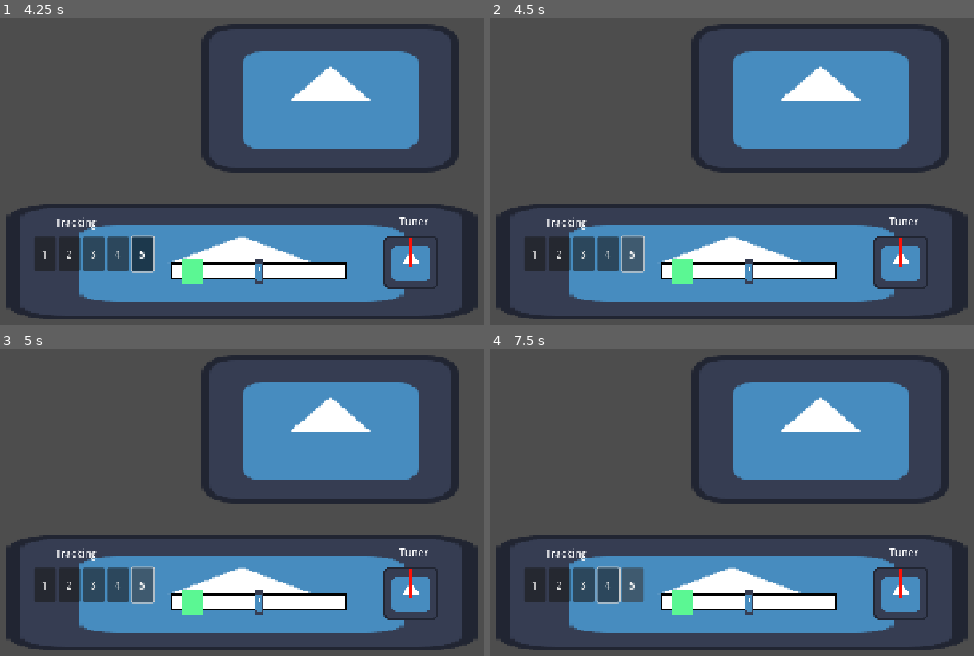
Above: before the commit, frames 1-4 (two rows, left to right).
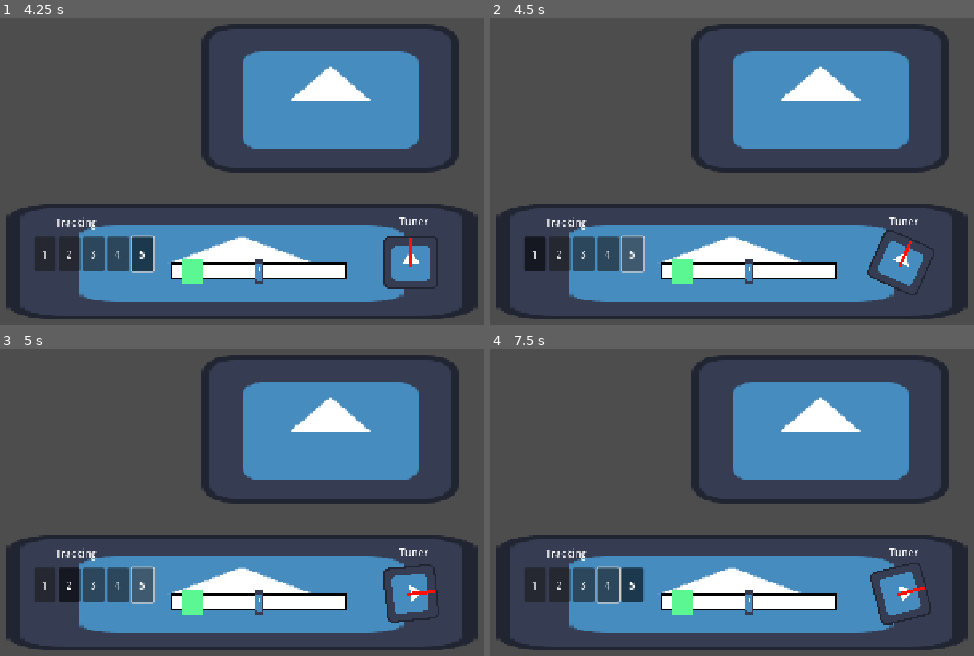
Above: after the commit, the same moments.

Repository: Sleeping-Robot-Games/video-planet
Game: Godot game, scene res://backroom/backroom.tscn
Two runs of this game, one before a commit and one after it. Both use one fixed random seed, a clock stepped at 60 frames per second and the inputs below. This scene is started directly instead of the project's main scene. The engine's default icon, where the game draws it, is replaced by a stand-in: a white triangle on a blue panel in a dark square.
Inputs:
- Up to frame 1 (4.25 s): click "1" at 0.5 s; click "2" at 1.25 s; click "3" at 2 s; click "4" at 2.75 s; click "5" at 3.5 s
- Up to frame 2 (4.5 s): tap Enter at 4.25 s; hold Right (right, bound only after the commit) from 4.28 s (still down); tap 1 (1, bound only after the commit) at 4.35 s
- Up to frame 3 (5 s): keep holding Right (right, bound only after the commit); tap 2 (2, bound only after the commit) at 4.55 s
- Up to frame 4 (7.5 s): release Right (right, bound only after the commit) at 5.03 s; hold Left (left, bound only after the commit) 5.03-5.78 s; tap 2 (2, bound only after the commit) at 5.1 s; tap 3 (3, bound only after the commit) at 5.3, 5.85 s; hold Right (right, bound only after the commit) 5.78-7.28 s; tap 4 (4, bound only after the commit) at 6.05, 6.6 s; tap 5 (5, bound only after the commit) at 6.8, 7.35 s; tap Space at 7.25 s; hold Left (left, bound only after the commit) from 7.28 s (still down)

Frame 1 is identical in both runs. In frame 2, 0.9% of the frame differs, in the area x 77-92%, y 69-91%; in frame 3, 0.6%; in frame 4, 1.3%, in the area x 27-92%, y 69-90%.

Commit message:
tracking buttons and dial controls working

Diff:
--- a/backroom/backroom.gd
+++ b/backroom/backroom.gd
@@ -1 +1,46 @@
 extends Node2D
+
+@onready var tracking = $VCR/Tracking
+@onready var hit_zone = $VCR/Ticker/HitZone
+@onready var tick = $VCR/Ticker/Tick
+@onready var dial = $VCR/Dial
+
+const DIAL_ROTATE_SPEED = 120.0
+const DIAL_ROTATE_MIN = -100.0
+const DIAL_ROTATE_MAX = 100.0
+
+var dial_angle = 0.0
+
+var tracking_input_map = {
+	"1": null,
+	"2": null,
+	"3": null,
+	"4": null,
+	"5": null,
+}
+
+
+func _ready():
+	for tracking_button in tracking.get_children():
+		tracking_button.pressed.connect(_on_tracking_button_pressed.bind(tracking_button.name))
+		tracking_input_map[tracking_button.name] = tracking_button
+
+
+func _on_tracking_button_pressed(number: String):
+	print(number)
+
+func _unhandled_input(event: InputEvent):
+	for key in tracking_input_map.keys():
+		if event.is_action_pressed(key):
+			tracking_input_map[key].button_pressed = true
+
+
+func _process(delta):
+	if Input.is_action_pressed('right'):
+		dial_angle += DIAL_ROTATE_SPEED * delta
+	elif Input.is_action_pressed('left'):
+		dial_angle -= DIAL_ROTATE_SPEED * delta
+
+
+	dial_angle = clamp(dial_angle, DIAL_ROTATE_MIN, DIAL_ROTATE_MAX)
+	dial.rotation_degrees = dial_angle
--- a/backroom/backroom.tscn
+++ b/backroom/backroom.tscn
@@ -7,6 +7,12 @@
 allow_unpress = true
 
 [sub_resource type="Theme" id="Theme_grv5e"]
+
+[sub_resource type="RectangleShape2D" id="RectangleShape2D_grv5e"]
+size = Vector2(34, 40)
+
+[sub_resource type="RectangleShape2D" id="RectangleShape2D_irnpm"]
+size = Vector2(128.00012, 128)
 
 [node name="Backroom" type="Node2D"]
 script = ExtResource("1_grv5e")
@@ -45,7 +51,7 @@
 offset_right = 644.0
 offset_bottom = 426.0
 
-[node name="Button" type="Button" parent="VCR/Tracking"]
+[node name="1" type="Button" parent="VCR/Tracking"]
 custom_minimum_size = Vector2(35, 10)
 layout_mode = 2
 toggle_mode = true
@@ -53,7 +59,7 @@
 text = "1
 "
 
-[node name="Button2" type="Button" parent="VCR/Tracking"]
+[node name="2" type="Button" parent="VCR/Tracking"]
 custom_minimum_size = Vector2(35, 10)
 layout_mode = 2
 toggle_mode = true
@@ -61,21 +67,21 @@
 text = "2
 "
 
-[node name="Button3" type="Button" parent="VCR/Tracking"]
+[node name="3" type="Button" parent="VCR/Tracking"]
 custom_minimum_size = Vector2(35, 10)
 layout_mode = 2
 toggle_mode = true
 button_group = SubResource("ButtonGroup_grv5e")
 text = "3"
 
-[node name="Button4" type="Button" parent="VCR/Tracking"]
+[node name="4" type="Button" parent="VCR/Tracking"]
 custom_minimum_size = Vector2(35, 10)
 layout_mode = 2
 toggle_mode = true
 button_group = SubResource("ButtonGroup_grv5e")
 text = "4"
 
-[node name="Button5" type="Button" parent="VCR/Tracking"]
+[node name="5" type="Button" parent="VCR/Tracking"]
 custom_minimum_size = Vector2(35, 10)
 layout_mode = 2
 toggle_mode = true
@@ -83,9 +89,9 @@
 text = "5"
 
 [node name="Dial" type="Node2D" parent="VCR"]
+position = Vector2(1104, 412)
 
 [node name="Sprite2D" type="Sprite2D" parent="VCR/Dial"]
-position = Vector2(1104, 412.00003)
 scale = Vector2(0.6875, 0.65625)
 texture = ExtResource("1_g6svw")
 
@@ -116,11 +122,24 @@
 [node name="HitZone" type="ColorRect" parent="VCR/Ticker"]
 offset_left = 737.0
 offset_top = 406.0
-offset_right = 770.0
+offset_right = 771.0
 offset_bottom = 446.0
 color = Color(0.35767606, 0.96751696, 0.57527703, 1)
 
-[node name="Sprite2D" type="Sprite2D" parent="VCR/Ticker"]
+[node name="Area2D" type="Area2D" parent="VCR/Ticker/HitZone"]
+
+[node name="CollisionShape2D" type="CollisionShape2D" parent="VCR/Ticker/HitZone/Area2D"]
+position = Vector2(17, 20)
+shape = SubResource("RectangleShape2D_grv5e")
+
+[node name="Tick" type="Sprite2D" parent="VCR/Ticker"]
 position = Vector2(861.00006, 426)
 scale = Vector2(0.10937506, 0.328125)
 texture = ExtResource("1_g6svw")
+
+[node name="Area2D" type="Area2D" parent="VCR/Ticker/Tick"]
+
+[node name="CollisionShape2D" type="CollisionShape2D" parent="VCR/Ticker/Tick/Area2D"]
+position = Vector2(-0.00048828125, 0)
+scale = Vector2(1.0000004, 1)
+shape = SubResource("RectangleShape2D_irnpm")
--- a/project.godot
+++ b/project.godot
@@ -35,6 +35,64 @@
 "res://title/": "teal"
 }
 
+[input]
+
+1={
+"deadzone": 0.2,
+"events": [Object(InputEventKey,"resource_local_to_scene":false,"resource_name":"","device":-1,"window_id":0,"alt_pressed":false,"shift_pressed":false,"ctrl_pressed":false,"meta_pressed":false,"pressed":false,"keycode":0,"physical_keycode":49,"key_label":0,"unicode":49,"location":0,"echo":false,"script":null)
+]
+}
+2={
+"deadzone": 0.2,
+"events": [Object(InputEventKey,"resource_local_to_scene":false,"resource_name":"","device":-1,"window_id":0,"alt_pressed":false,"shift_pressed":false,"ctrl_pressed":false,"meta_pressed":false,"pressed":false,"keycode":0,"physical_keycode":50,"key_label":0,"unicode":50,"location":0,"echo":false,"script":null)
+]
+}
+3={
+"deadzone": 0.2,
+"events": [Object(InputEventKey,"resource_local_to_scene":false,"resource_name":"","device":-1,"window_id":0,"alt_pressed":false,"shift_pressed":false,"ctrl_pressed":false,"meta_pressed":false,"pressed":false,"keycode":0,"physical_keycode":51,"key_label":0,"unicode":51,"location":0,"echo":false,"script":null)
+]
+}
+4={
+"deadzone": 0.2,
+"events": [Object(InputEventKey,"resource_local_to_scene":false,"resource_name":"","device":-1,"window_id":0,"alt_pressed":false,"shift_pressed":false,"ctrl_pressed":false,"meta_pressed":false,"pressed":false,"keycode":0,"physical_keycode":52,"key_label":0,"unicode":52,"location":0,"echo":false,"script":null)
+]
+}
+5={
+"deadzone": 0.2,
+"events": [Object(InputEventKey,"resource_local_to_scene":false,"resource_name":"","device":-1,"window_id":0,"alt_pressed":false,"shift_pressed":false,"ctrl_pressed":false,"meta_pressed":false,"pressed":false,"keycode":0,"physical_keycode":53,"key_label":0,"unicode":53,"location":0,"echo":false,"script":null)
+]
+}
+stop={
+"deadzone": 0.2,
+"events": [Object(InputEventKey,"resource_local_to_scene":false,"resource_name":"","device":-1,"window_id":0,"alt_pressed":false,"shift_pressed":false,"ctrl_pressed":false,"meta_pressed":false,"pressed":false,"keycode":0,"physical_keycode":4194309,"key_label":0,"unicode":0,"location":0,"echo":false,"script":null)
+]
+}
+eject={
+"deadzone": 0.2,
+"events": [Object(InputEventKey,"resource_local_to_scene":false,"resource_name":"","device":-1,"window_id":0,"alt_pressed":false,"shift_pressed":false,"ctrl_pressed":false,"meta_pressed":false,"pressed":false,"keycode":0,"physical_keycode":69,"key_label":0,"unicode":101,"location":0,"echo":false,"script":null)
+]
+}
+fix={
+"deadzone": 0.2,
+"events": [Object(InputEventKey,"resource_local_to_scene":false,"resource_name":"","device":-1,"window_id":0,"alt_pressed":false,"shift_pressed":false,"ctrl_pressed":false,"meta_pressed":false,"pressed":false,"keycode":0,"physical_keycode":70,"key_label":0,"unicode":102,"location":0,"echo":false,"script":null)
+]
+}
+hit={
+"deadzone": 0.2,
+"events": [Object(InputEventKey,"resource_local_to_scene":false,"resource_name":"","device":-1,"window_id":0,"alt_pressed":false,"shift_pressed":false,"ctrl_pressed":false,"meta_pressed":false,"pressed":false,"keycode":0,"physical_keycode":32,"key_label":0,"unicode":32,"location":0,"echo":false,"script":null)
+]
+}
+right={
+"deadzone": 0.2,
+"events": [Object(InputEventKey,"resource_local_to_scene":false,"resource_name":"","device":-1,"window_id":0,"alt_pressed":false,"shift_pressed":false,"ctrl_pressed":false,"meta_pressed":false,"pressed":false,"keycode":0,"physical_keycode":4194321,"key_label":0,"unicode":0,"location":0,"echo":false,"script":null)
+]
+}
+left={
+"deadzone": 0.2,
+"events": [Object(InputEventKey,"resource_local_to_scene":false,"resource_name":"","device":-1,"window_id":0,"alt_pressed":false,"shift_pressed":false,"ctrl_pressed":false,"meta_pressed":false,"pressed":false,"keycode":0,"physical_keycode":4194319,"key_label":0,"unicode":0,"location":0,"echo":false,"script":null)
+]
+}
+
 [rendering]
 
 textures/canvas_textures/default_texture_filter=0
Not shown: 1 places in backroom/backroom.tscn that only renumber resources
